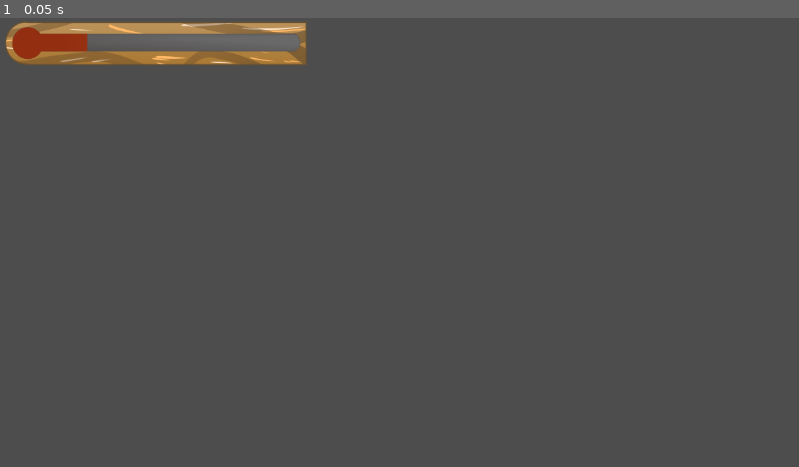
Above: before the commit, frame 1.
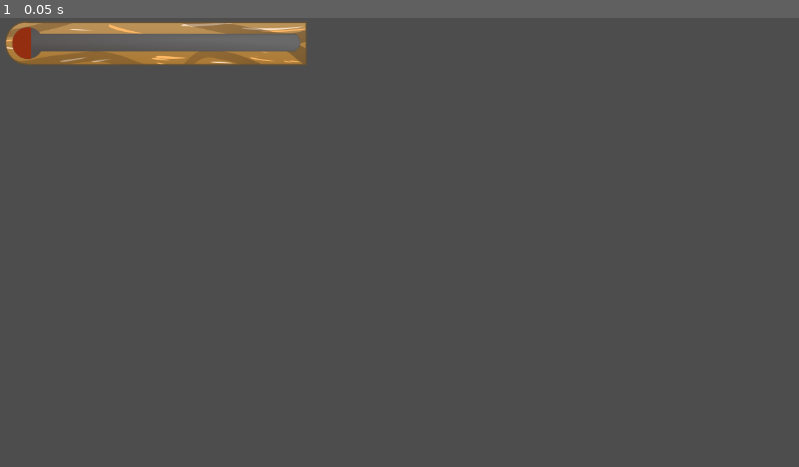
Above: after the commit, the same moment.

Repository: DarilRaf/TheHostage
Game: Godot game, scene res://scenes/health_bar.tscn
Two runs of this game, one before a commit and one after it. Both use one fixed random seed, a clock stepped at 60 frames per second and the inputs below. This scene is started directly instead of the project's main scene.
Inputs:
- Up to frame 1 (0.05 s): no input

The runs differ from the first frame. In frame 1, 0.3% of the frame differs, in the area x 3-12%, y 2-9%.

Commit message:
Base Scene Sliders

Diff:
--- /dev/null
+++ b/scenes/all_sliders.tscn
@@ -0,0 +1,118 @@
+[gd_scene load_steps=13 format=3 uid="uid://dhl07ttwot2mo"]
+
+[ext_resource type="PackedScene" uid="uid://b7l7v2bbw4w7e" path="res://scenes/slider_button.tscn" id="1_l54mx"]
+[ext_resource type="Texture2D" uid="uid://bkqr6sde8pxd4" path="res://assets/The Hostage - main game/2D/slider_components/slider/Light Blue/slider_base_ curved_LightBlue.png" id="2_pkso1"]
+[ext_resource type="Texture2D" uid="uid://dvqy23rqgba8i" path="res://assets/The Hostage - main game/2D/slider_components/slider/Light Blue/slider_expandable_LightBlue.png" id="3_bsica"]
+[ext_resource type="Texture2D" uid="uid://bvnq1vubybcna" path="res://assets/The Hostage - main game/2D/slider_components/button/button_Blue.png" id="4_jif2q"]
+[ext_resource type="Texture2D" uid="uid://2sjimkmbuk4a" path="res://assets/The Hostage - main game/2D/slider_components/slider/Green/slider_base_curved_Green.png" id="5_qnt8i"]
+[ext_resource type="Texture2D" uid="uid://fjrkcgtgi4g3" path="res://assets/The Hostage - main game/2D/slider_components/slider/Green/slider_expandable_Green.png" id="6_jhxgy"]
+[ext_resource type="Texture2D" uid="uid://cu7o0xu6vgvy3" path="res://assets/The Hostage - main game/2D/slider_components/button/button_Green.png" id="7_h1rjv"]
+[ext_resource type="Texture2D" uid="uid://bvfhiv7xt5hvd" path="res://assets/The Hostage - main game/2D/slider_components/slider/Purple/slider_base_curved_Purple.png" id="8_qmw75"]
+[ext_resource type="Texture2D" uid="uid://lh1oxb33qob8" path="res://assets/The Hostage - main game/2D/slider_components/slider/Purple/slider_expandable_Purple.png" id="9_86yui"]
+[ext_resource type="Texture2D" uid="uid://dugydhpcxkmie" path="res://assets/The Hostage - main game/2D/slider_components/button/button_Purple.png" id="10_d20a8"]
+[ext_resource type="Texture2D" uid="uid://dhl6tptvbkwyv" path="res://assets/The Hostage - main game/2D/slider_components/slider/Red/slider_base_curved_Red.png" id="11_6ligo"]
+[ext_resource type="Texture2D" uid="uid://crrjdn17hg2ov" path="res://assets/The Hostage - main game/2D/slider_components/slider/Red/slider_expandable_Red.png" id="12_jo2mt"]
+
+[node name="All Sliders" type="Control"]
+layout_mode = 3
+anchors_preset = 15
+anchor_right = 1.0
+anchor_bottom = 1.0
+grow_horizontal = 2
+grow_vertical = 2
+
+[node name="GridContainer" type="GridContainer" parent="."]
+layout_mode = 0
+offset_right = 1147.0
+offset_bottom = 652.0
+columns = 6
+
+[node name="ColorRect" type="ColorRect" parent="GridContainer"]
+custom_minimum_size = Vector2(200, 650)
+layout_mode = 2
+color = Color(1, 1, 1, 0)
+
+[node name="Slider_Button" parent="GridContainer/ColorRect" instance=ExtResource("1_l54mx")]
+position = Vector2(-180, 68)
+
+[node name="ColorRect2" type="ColorRect" parent="GridContainer"]
+custom_minimum_size = Vector2(200, 650)
+layout_mode = 2
+color = Color(1, 1, 1, 0)
+
+[node name="Slider_Button" parent="GridContainer/ColorRect2" instance=ExtResource("1_l54mx")]
+position = Vector2(-180, 68)
+
+[node name="TextureProgressBar" parent="GridContainer/ColorRect2/Slider_Button/Control" index="3"]
+value = 20.0
+texture_under = ExtResource("2_pkso1")
+texture_progress = ExtResource("3_bsica")
+
+[node name="Button" parent="GridContainer/ColorRect2/Slider_Button/Control" index="4"]
+position = Vector2(-2, 207)
+
+[node name="ButtonPic" parent="GridContainer/ColorRect2/Slider_Button/Control/Button" index="0"]
+texture = ExtResource("4_jif2q")
+
+[node name="ColorRect3" type="ColorRect" parent="GridContainer"]
+custom_minimum_size = Vector2(200, 650)
+layout_mode = 2
+color = Color(1, 1, 1, 0)
+
+[node name="Slider_Button" parent="GridContainer/ColorRect3" instance=ExtResource("1_l54mx")]
+position = Vector2(-180, 68)
+
+[node name="TextureProgressBar" parent="GridContainer/ColorRect3/Slider_Button/Control" index="3"]
+value = 50.0
+texture_under = ExtResource("5_qnt8i")
+texture_progress = ExtResource("6_jhxgy")
+
+[node name="Button" parent="GridContainer/ColorRect3/Slider_Button/Control" index="4"]
+position = Vector2(-4, 82)
+
+[node name="ButtonPic" parent="GridContainer/ColorRect3/Slider_Button/Control/Button" index="0"]
+texture = ExtResource("7_h1rjv")
+
+[node name="ColorRect4" type="ColorRect" parent="GridContainer"]
+custom_minimum_size = Vector2(200, 650)
+layout_mode = 2
+color = Color(1, 1, 1, 0)
+
+[node name="Slider_Button" parent="GridContainer/ColorRect4" instance=ExtResource("1_l54mx")]
+position = Vector2(-180, 68)
+
+[node name="TextureProgressBar" parent="GridContainer/ColorRect4/Slider_Button/Control" index="3"]
+value = 100.0
+texture_under = ExtResource("8_qmw75")
+texture_progress = ExtResource("9_86yui")
+
+[node name="Button" parent="GridContainer/ColorRect4/Slider_Button/Control" index="4"]
+position = Vector2(-2, -59)
+
+[node name="ButtonPic" parent="GridContainer/ColorRect4/Slider_Button/Control/Button" index="0"]
+texture = ExtResource("10_d20a8")
+
+[node name="ColorRect5" type="ColorRect" parent="GridContainer"]
+custom_minimum_size = Vector2(200, 650)
+layout_mode = 2
+color = Color(1, 1, 1, 0)
+
+[node name="Slider_Button" parent="GridContainer/ColorRect5" instance=ExtResource("1_l54mx")]
+position = Vector2(-180, 68)
+
+[node name="TextureProgressBar" parent="GridContainer/ColorRect5/Slider_Button/Control" index="3"]
+value = 65.0
+texture_under = ExtResource("11_6ligo")
+texture_progress = ExtResource("12_jo2mt")
+
+[node name="Button" parent="GridContainer/ColorRect5/Slider_Button/Control" index="4"]
+position = Vector2(-2, 30)
+
+[node name="ButtonPic" parent="GridContainer/ColorRect5/Slider_Button/Control/Button" index="0"]
+texture = ExtResource("10_d20a8")
+
+[editable path="GridContainer/ColorRect/Slider_Button"]
+[editable path="GridContainer/ColorRect2/Slider_Button"]
+[editable path="GridContainer/ColorRect3/Slider_Button"]
+[editable path="GridContainer/ColorRect4/Slider_Button"]
+[editable path="GridContainer/ColorRect5/Slider_Button"]
--- a/scenes/health_bar.tscn
+++ b/scenes/health_bar.tscn
@@ -15,6 +15,6 @@
 layout_mode = 0
 offset_right = 40.0
 offset_bottom = 40.0
-value = 28.0
+value = 10.0
 texture_under = ExtResource("1_vu05s")
 texture_progress = ExtResource("2_yf4fb")
--- /dev/null
+++ b/scenes/slider_button.tscn
@@ -0,0 +1,52 @@
+[gd_scene load_steps=8 format=3 uid="uid://b7l7v2bbw4w7e"]
+
+[ext_resource type="Texture2D" uid="uid://bk0olpyy3bddi" path="res://assets/The Hostage - main game/2D/slider_components/slider/slider_shadow_base.png" id="1_33jcn"]
+[ext_resource type="Texture2D" uid="uid://xgyr80cinicw" path="res://assets/The Hostage - main game/2D/slider_components/slider/slider_base.png" id="2_g2ib2"]
+[ext_resource type="Texture2D" uid="uid://dbya1nj6eae83" path="res://assets/The Hostage - main game/2D/slider_components/slider/slider_shadow_expandable.png" id="2_imdxv"]
+[ext_resource type="Texture2D" uid="uid://dvnfeulp8c4yt" path="res://assets/The Hostage - main game/2D/slider_components/slider/Yellow/slider_base_ curved_Yellow.png" id="3_omiys"]
+[ext_resource type="Texture2D" uid="uid://dn22tet5uvpjj" path="res://assets/The Hostage - main game/2D/slider_components/slider/Yellow/slider_expandable_Yellow.png" id="4_owdim"]
+[ext_resource type="Texture2D" uid="uid://djkt0gj72hi4j" path="res://assets/The Hostage - main game/2D/slider_components/button/button_Yellow.png" id="6_tycsd"]
+
+[sub_resource type="CircleShape2D" id="CircleShape2D_nq7u0"]
+radius = 66.6108
+
+[node name="Slider_Button" type="Node2D"]
+
+[node name="Control" type="Node2D" parent="."]
+
+[node name="SliderOuterBase" type="Sprite2D" parent="Control"]
+position = Vector2(274, 270)
+scale = Vector2(0.5, 0.5)
+texture = ExtResource("2_g2ib2")
+
+[node name="SliderShadowExpandable" type="Sprite2D" parent="Control"]
+position = Vector2(275, 280)
+scale = Vector2(0.5, 0.5)
+texture = ExtResource("2_imdxv")
+
+[node name="SliderShadowBase" type="Sprite2D" parent="Control"]
+position = Vector2(275, 280)
+scale = Vector2(0.5, 0.5)
+texture = ExtResource("1_33jcn")
+
+[node name="TextureProgressBar" type="TextureProgressBar" parent="Control"]
+offset_left = 3.0
+offset_top = 1.0
+offset_right = 1083.0
+offset_bottom = 1081.0
+scale = Vector2(0.5, 0.5)
+value = 70.0
+fill_mode = 3
+texture_under = ExtResource("3_omiys")
+texture_progress = ExtResource("4_owdim")
+
+[node name="Button" type="Area2D" parent="Control"]
+
+[node name="ButtonPic" type="Sprite2D" parent="Control/Button"]
+position = Vector2(281, 139)
+scale = Vector2(0.5, 0.5)
+texture = ExtResource("6_tycsd")
+
+[node name="CollisionShape2D" type="CollisionShape2D" parent="Control/Button"]
+position = Vector2(279, 138)
+shape = SubResource("CircleShape2D_nq7u0")
Binary file added: assets/The Hostage - main game/2D/slider_components/button/button_Blue.png
Not shown, added: assets/The Hostage - main game/2D/slider_components/button/button_Blue.png.import
Binary file added: assets/The Hostage - main game/2D/slider_components/button/button_Green.png
Not shown, added: assets/The Hostage - main game/2D/slider_components/button/button_Green.png.import
Binary file added: assets/The Hostage - main game/2D/slider_components/button/button_Purple.png
Not shown, added: assets/The Hostage - main game/2D/slider_components/button/button_Purple.png.import
Binary file added: assets/The Hostage - main game/2D/slider_components/button/button_Yellow.png
Not shown, added: assets/The Hostage - main game/2D/slider_components/button/button_Yellow.png.import
Binary file added: assets/The Hostage - main game/2D/slider_components/slider/Blue/slider_base_ curved_Blue.png
Not shown, added: assets/The Hostage - main game/2D/slider_components/slider/Blue/slider_base_ curved_Blue.png.import
Binary file added: assets/The Hostage - main game/2D/slider_components/slider/Blue/slider_expandable_Blue.png
Not shown, added: assets/The Hostage - main game/2D/slider_components/slider/Blue/slider_expandable_Blue.png.import
(and 26 more such lines)
